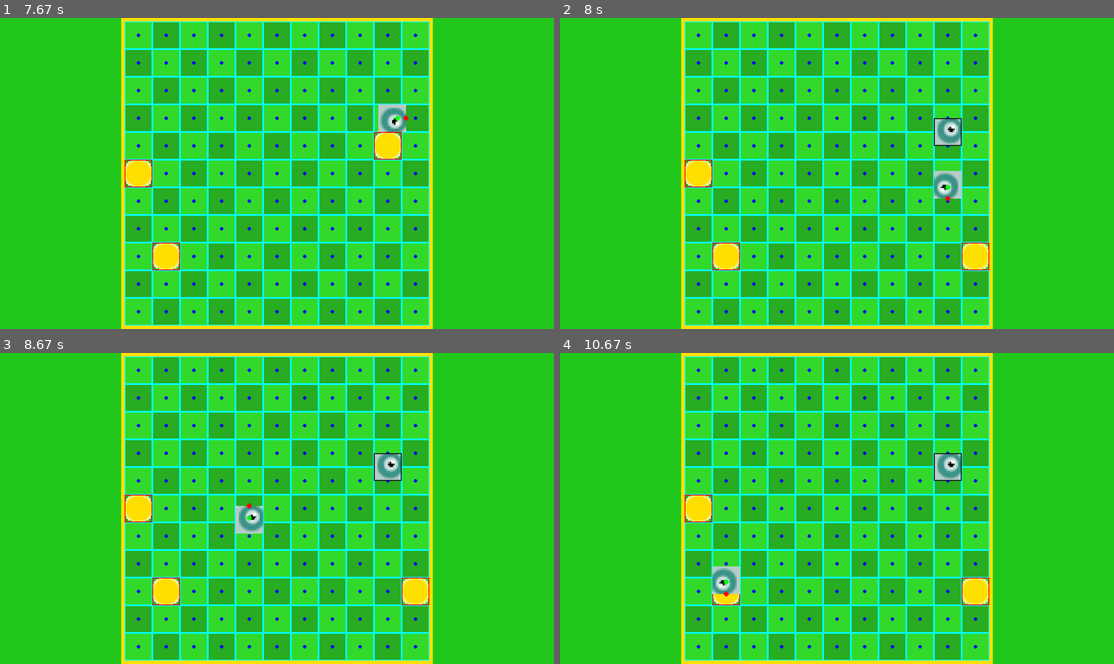
Above: before the commit, frames 1-4 (two rows, left to right).
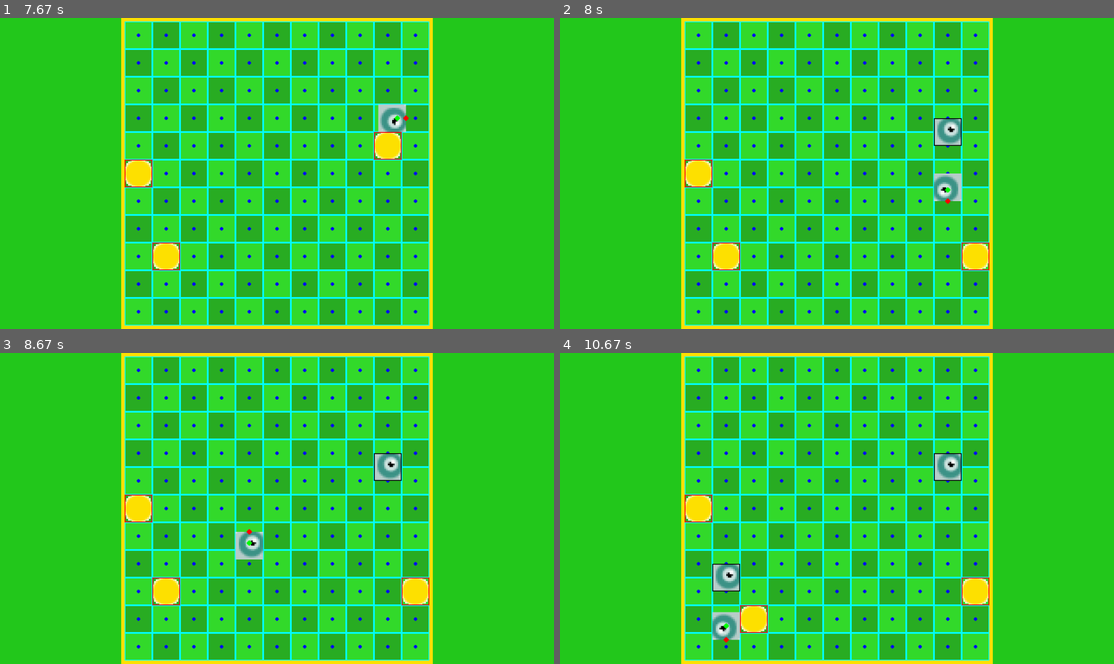
Above: after the commit, the same moments.

Repository: LZX1000/College-I
Game: pygame game, started from Snake2.py
Same seed, same stepped clock (60 frames per second), same inputs: the game is played once before the commit and once after it.
Inputs:
- Up to frame 1 (7.67 s): hold Left 0.33-0.87 s; hold Down 0.9-1.2 s; hold Left 1.23-1.63 s; tap Enter at 1.67 s; hold Up 2-2.37 s; hold Right 2.4-3.03 s; hold Down 3.07-3.43 s; hold Left 3.47-3.93 s; hold Right 3.97-4.43 s; hold Up 4.47-4.77 s; hold Right 4.8-5.27 s; hold Left 5.3-5.83 s; hold Down 5.87-6.17 s; hold Left 6.2-6.6 s; hold Up 6.63-7 s; hold Right from 7.03 s (still down)
- Up to frame 2 (8 s): release Right at 7.67 s; hold Down from 7.7 s (still down)
- Up to frame 3 (8.67 s): release Down at 8.07 s; hold Left 8.1-8.57 s; hold Up from 8.6 s (still down)
- Up to frame 4 (10.67 s): release Up at 9.07 s; hold Right 9.1-9.4 s; hold Down 9.43-9.9 s; hold Left 9.93-10.47 s; hold Down from 10.5 s (still down)

Frame 1 is identical in both runs. In frame 2, 0.3% of the frame differs, in the area x 67-73%, y 49-60%; in frame 3, 0.9%; in frame 4, 1.5%, in the area x 27-38%, y 67-94%.

Commit message:
Speedy movement

Diff:
--- a/Snake2.py
+++ b/Snake2.py
@@ -298,20 +298,6 @@
                     requested_direction = (1, 0)
                     requested_movement = True
 
-            # Tail handling
-            # # Turn boxes
-            for turning_box in movement_box_list:
-                for tail in tail_list:
-                    if pygame.sprite.spritecollide(player.movement_point, turning_box, False):
-                        in_use = True
-                if not in_use:
-                    movement_box_list.remove(turning_box)
-                in_use = False
-            # # Tail movement
-            for tail in tail_list:
-                tail.pos.x += player_movement[0] * movement_speed * dt
-                tail.pos.y += player_movement[1] * movement_speed * dt
-
             # Player checks
             if background.grass.rect.collidepoint(player.nose.pos):
                 # Food ghost check
@@ -354,6 +340,19 @@
                 # Move player
                 player.pos.x += player_movement[0] * movement_speed * dt
                 player.pos.y += player_movement[1] * movement_speed * dt
+                # Tail handling
+                # # Turn boxes
+                for turning_box in movement_box_list:
+                    for tail in tail_list:
+                        if pygame.sprite.spritecollide(player.movement_point, turning_box, False):
+                            in_use = True
+                    if not in_use:
+                        movement_box_list.remove(turning_box)
+                    in_use = False
+                # # Tail movement
+                for tail in tail_list:
+                    tail.pos.x += player_movement[0] * movement_speed * dt
+                    tail.pos.y += player_movement[1] * movement_speed * dt
             # Out of bounds
             else:
                 endgame = True
